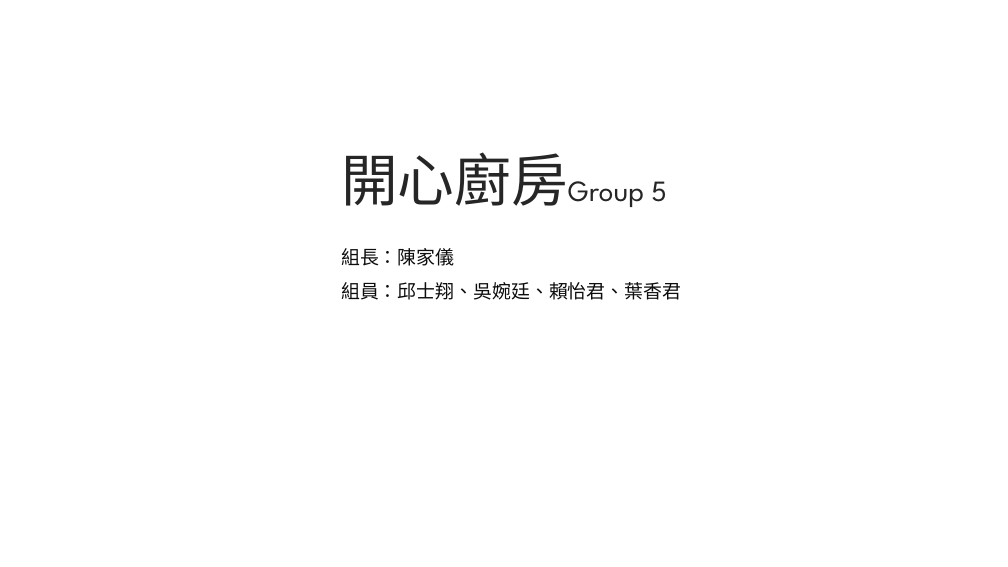
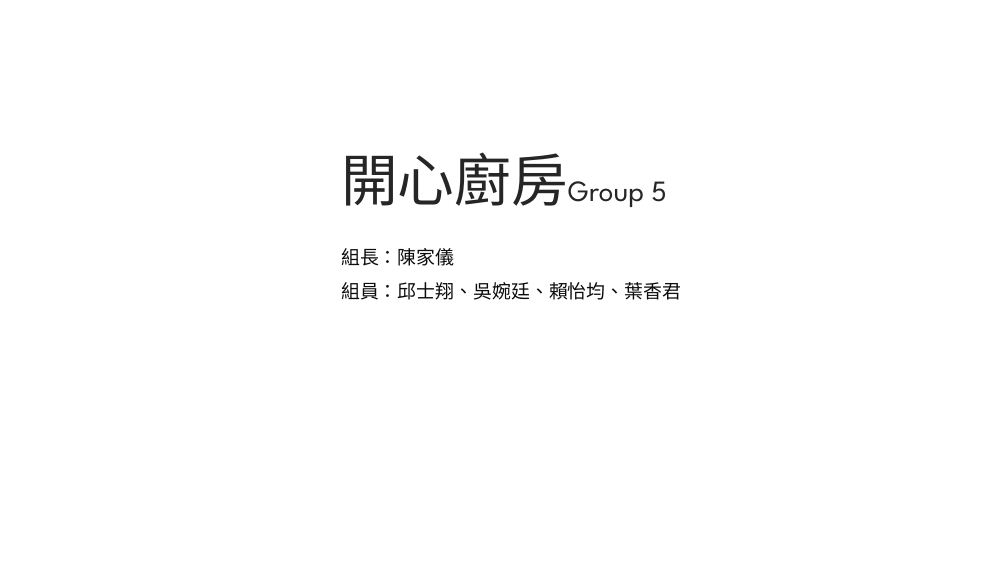
Before and after one commit to NCNU-OpenSource/1041-SE-Team5, a slide deck: slide 1 of group5.pptx. Drawn at 1008x567 pixels with LibreOffice and Linux fonts; fonts in the diff are those of the drawing; background and template pictures are left out. Boxes give left, top, right and bottom in pixels: in the first picture for what was removed or moved away, otherwise in the second. Text is boxed around its words. In the diff, an @@ line names an element or a change of style, - is before the commit and + after.

```diff
--- a/group5.pptx
+++ b/group5.pptx
@@ subtitle at [341,282,681,300]: text changed @@
-組員：邱士翔、吳婉廷、賴怡君、葉香君
+組員：邱士翔、吳婉廷、賴怡均、葉香君
```
